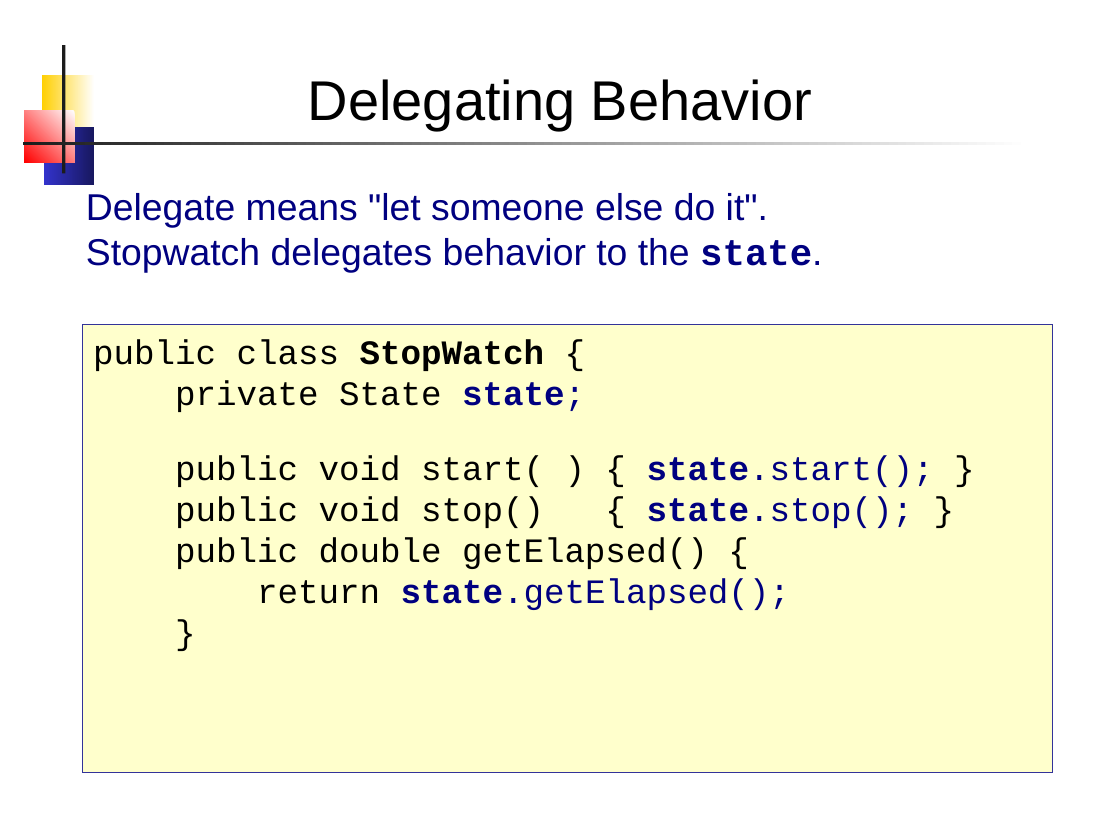
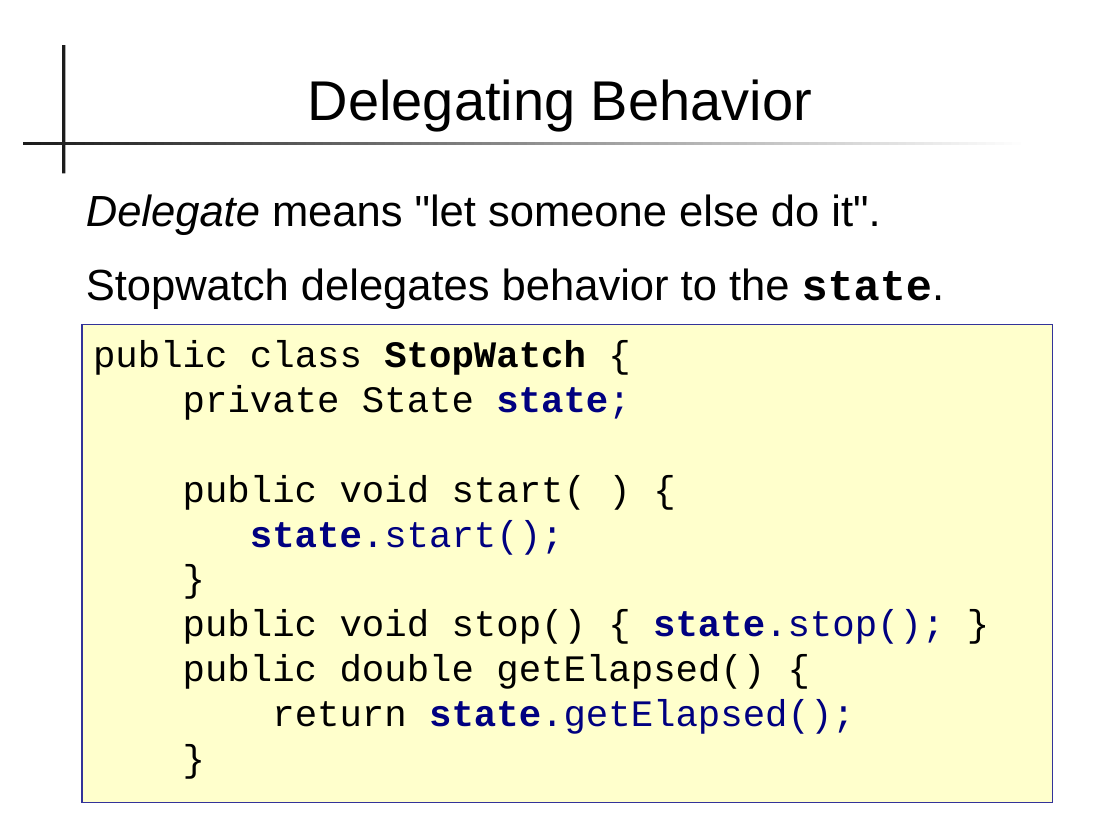
Before and after one commit to skeoop/skeoop.github.io, a slide deck: slide 20 of topics/State-Machine.pptx (slide 14 before the commit). Drawn at 1120x840 pixels with LibreOffice and Linux fonts; fonts in the diff are those of the drawing. Boxes give left, top, right and bottom in pixels: in the first picture for what was removed or moved away, otherwise in the second. Text is boxed around its words. In the diff, an @@ line names an element or a change of style, - is before the commit and + after.

Commit message:
Update files on state machine

```diff
--- a/topics/State-Machine.pptx
+++ b/topics/State-Machine.pptx
@@ rectangle removed at bbox=[41, 75, 94, 133] @@
@@ rectangle removed at bbox=[25, 111, 75, 162] @@
@@ rectangle removed at bbox=[44, 128, 94, 186] @@
@@ text "Delegate means "let someone else ..." at bbox=[86, 194, 945, 309]: size 24 to 28 pt, text colour #000080 to #000000; italic on in "Delegate"; more space between paragraphs @@
@@ rectangle "public class StopWatch {": place and size @@
-rectangle "public class StopWatch {" at bbox=[82, 325, 1053, 773]
+rectangle "public class StopWatch {" at bbox=[82, 325, 1053, 803]
@@ text in rectangle at bbox=[93, 341, 944, 734]: size 22 to 24 pt in "public class StopWatch {", "private State state;", "public void stop() { state.stop(); }", "public double getElapsed() {" and 2 more places @@
@@ text in rectangle at bbox=[183, 475, 586, 555]: text changed; size 22 to 24 pt @@
-public void start( ) { state.start(); }
+public void start( ) {
+state.start();
+}
```
Also in this commit, not shown: 20 other slides changed, 9 slides added, 3 slides removed, 7 other files.
